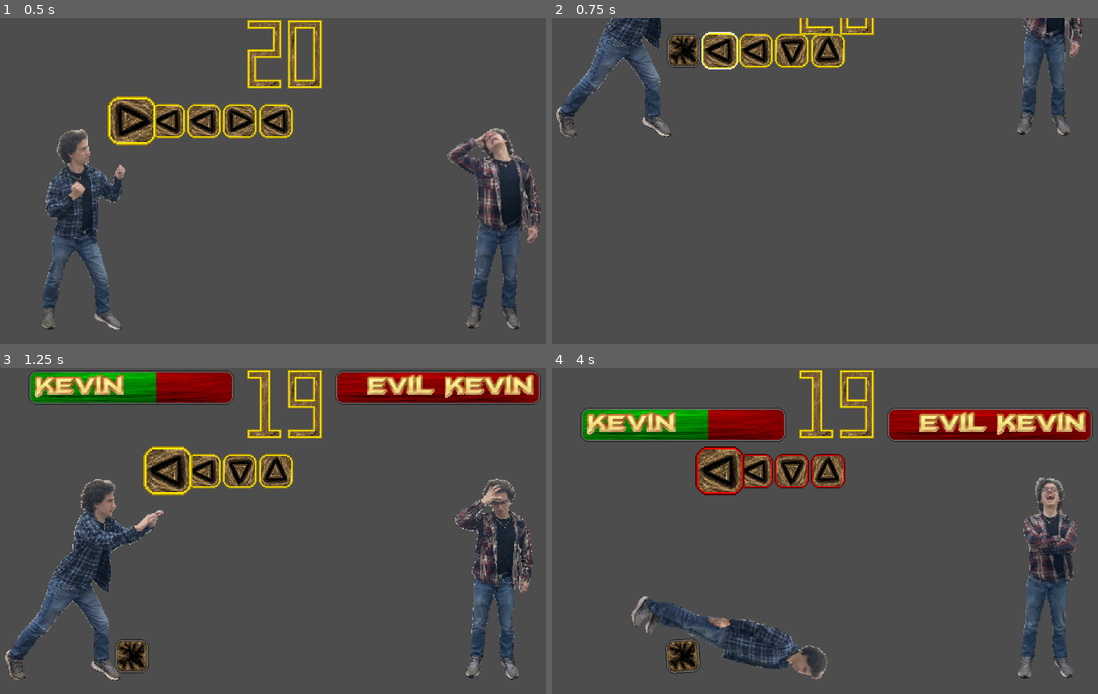
Above: before the commit, frames 1-4 (two rows, left to right).
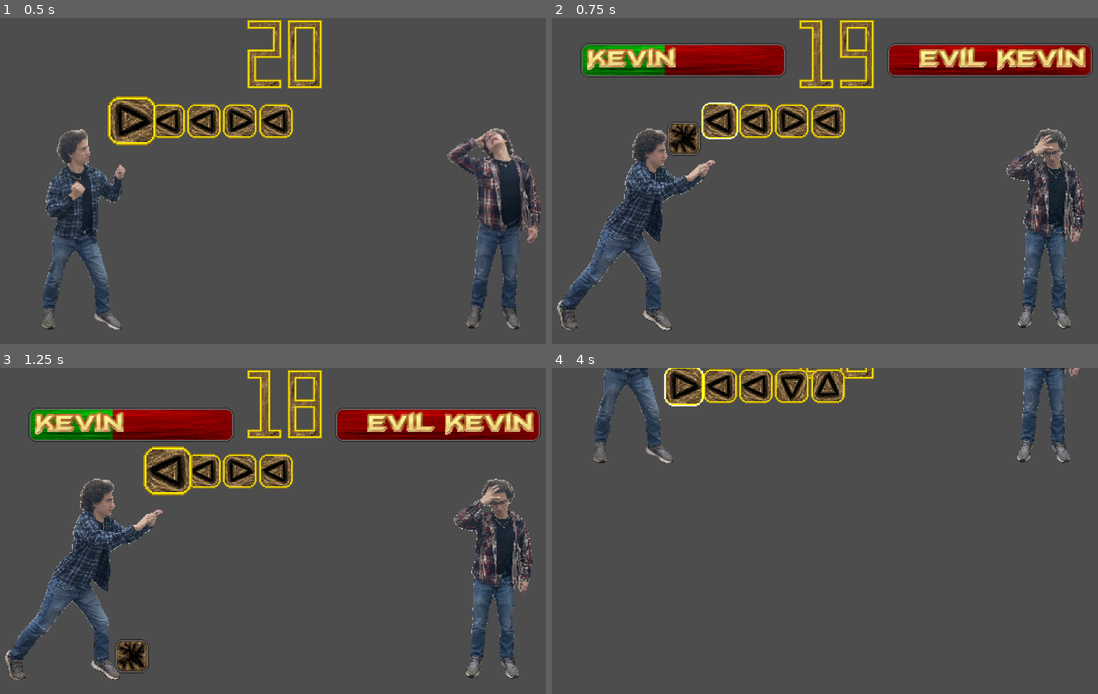
Above: after the commit, the same moments.

Repository: 3D-Shareware/Finish-Him
Game: Godot game, scene res://scenes/game.tscn
The game is run twice, just before and just after one commit, with the same random seed, the same clock (stepped at 60 frames per second) and the same inputs.
Inputs:
- Up to frame 1 (0.5 s): no input
- Up to frame 2 (0.75 s): tap Enter (DEBUG_RESET) at 0.5 s; hold D (right) from 0.53 s (still down); tap W (kevins_keyboard) at 0.6 s
- Up to frame 3 (1.25 s): keep holding D (right)
- Up to frame 4 (4 s): release D (right) at 1.28 s; hold S (down) 1.28-2.03 s; tap W (kevins_keyboard) every 0.75 s from 1.35 to 3.6 s; hold D (right) 2.03-3.53 s; hold A (left) from 3.53 s (still down)

Frame 1 is identical in both runs. In frame 2, 24% of the frame differs, in the area x 0-100%, y 0-96%; in frame 3, 18%; in frame 4, 23%.

Commit message:
Added screenshake for everything except Temper Tantrum.

Diff:
--- a/objects/good_kevin.gd
+++ b/objects/good_kevin.gd
@@ -51,6 +51,8 @@
 	if !is_burning and game != null:
 		game.launch_embers()
 		bomb_it()
+	else:
+		game.shake_it()
 
 func bomb_it():
 	if game != null:
--- a/scenes/game.gd
+++ b/scenes/game.gd
@@ -91,7 +91,7 @@
 		if Input.is_action_just_pressed(target_input_names[key_input_order[0]]):
 			# succesful input!
 			camera_anim.stop()
-			camera_anim.play("tiny_shake")
+			camera_anim.play("tiny_shake_" + str(target_input_names[key_input_order[0]]))
 			key_nodes[0].get_got()
 			key_nodes.pop_front()
 			good_kevin.set_frame(key_input_order.pop_front())
@@ -105,29 +105,17 @@
 			you_lose()
 	if is_scared:
 		spawn_spectral_particle()
-	## REMOVE ALL THIS FOR UMDware
-	if true and Input.is_action_just_pressed("DEBUG_RESET"):
-		if won:
-			Global.global_difficulty += 0.5
-		else:
-			Global.global_difficulty = 1.0
-		get_tree().reload_current_scene()
-
 
 func _on_move_on_timer_timeout() -> void:
-	DEBUG_CAN_RESET = true
-	# emit_signal(move_on) or something
+	next_game()
 
 func you_win():
 	take_inputs = false
 	won = true
 	good_kevin.get_got()
-	# evil_kevin.get_got()
 	bg_darken.get_parent().show()
 	bg_darken.play("darken")
-	# should only play once fatality finishes
 	digital_timer_update_timer.stop()
-	move_on_timer.start()
 
 func you_lose():
 	for k in key_nodes:
@@ -137,6 +125,8 @@
 	evil_kevin.you_lose()
 	move_on_timer.start()
 	digital_timer_update_timer.stop()
+	move_on_timer.wait_time = 2.5
+	move_on_timer.start()
 
 
 func _on_digital_timer_update_timer_timeout() -> void:
@@ -180,6 +170,10 @@
 		add_child(new_particle)
 		new_particle.ready_by_parent(2)
 		new_particle.position = Vector2(good_kevin.position.x + 75, good_kevin.position.y - 40)
+	move_on_timer.wait_time = 2
+	move_on_timer.start()
+	camera_anim.stop()
+	camera_anim.play("bomb")
 
 func spawn_spectral_particle():
 	remaining_spawning_things -= 1
@@ -194,12 +188,20 @@
 
 func freeze_evil_kevin():
 	evil_kevin.freeze()
+	move_on_timer.wait_time = 4
+	move_on_timer.start()
+	camera_anim.stop()
+	camera_anim.play("winter_wonderland")
 
 func scare_evil_kevin():
 	evil_kevin.get_scared()
 	for b in all_shakeable_rigid_bodies:
 		b.is_scared = true
 	is_scared = true
+	move_on_timer.wait_time = 3
+	move_on_timer.start()
+	camera_anim.stop()
+	camera_anim.play("ghoulish_party")
 
 func start_freeze_timer():
 	spawn_icicle()
@@ -227,4 +229,19 @@
 		new_particle.ready_by_parent(1)
 		new_particle.position = Vector2(randi_range(-200, 200), 141)
 	hurt_evil_kevin()
+	move_on_timer.wait_time = 3
+	move_on_timer.start()
 	# shake_amount += shake_increment
+
+func shake_it():
+	camera_anim.stop()
+	camera_anim.play("winter_wonderland")
+
+func next_game():
+	# in UMDware, this moves this game along
+	# in not UMDware, it just resets the game
+	if won:
+		Global.global_difficulty += 0.5
+	else:
+		Global.global_difficulty = 1.0
+	get_tree().reload_current_scene()
--- a/scenes/game.tscn
+++ b/scenes/game.tscn
@@ -23,8 +23,94 @@
 "values": [Vector2(0, 0)]
 }
 
+[sub_resource type="Animation" id="Animation_u5sy4"]
+resource_name = "bomb"
+length = 0.1
+step = 0.05
+tracks/0/type = "value"
+tracks/0/imported = false
+tracks/0/enabled = true
+tracks/0/path = NodePath(".:offset")
+tracks/0/interp = 1
+tracks/0/loop_wrap = true
+tracks/0/keys = {
+"times": PackedFloat32Array(0, 0.05, 0.1),
+"transitions": PackedFloat32Array(1, 1, 1),
+"update": 0,
+"values": [Vector2(0, 16), Vector2(0, -16), Vector2(0, 0)]
+}
+
+[sub_resource type="Animation" id="Animation_kvpfn"]
+resource_name = "ghoulish_party"
+length = 0.1
+loop_mode = 1
+step = 0.05
+tracks/0/type = "value"
+tracks/0/imported = false
+tracks/0/enabled = true
+tracks/0/path = NodePath(".:offset")
+tracks/0/interp = 1
+tracks/0/loop_wrap = true
+tracks/0/keys = {
+"times": PackedFloat32Array(0, 0.05, 0.1),
+"transitions": PackedFloat32Array(1, 1, 1),
+"update": 0,
+"values": [Vector2(0, 3), Vector2(0, -3), Vector2(0, 3)]
+}
+
 [sub_resource type="Animation" id="Animation_lnu2h"]
-resource_name = "tiny_shake"
+resource_name = "tiny_shake_down"
+length = 0.1
+step = 0.05
+tracks/0/type = "value"
+tracks/0/imported = false
+tracks/0/enabled = true
+tracks/0/path = NodePath(".:offset")
+tracks/0/interp = 1
+tracks/0/loop_wrap = true
+tracks/0/keys = {
+"times": PackedFloat32Array(0, 0.05, 0.1),
+"transitions": PackedFloat32Array(1, 1, 1),
+"update": 0,
+"values": [Vector2(0, 4), Vector2(0, -4), Vector2(0, 0)]
+}
+
+[sub_resource type="Animation" id="Animation_0tnpc"]
+resource_name = "tiny_shake_left"
+length = 0.1
+step = 0.05
+tracks/0/type = "value"
+tracks/0/imported = false
+tracks/0/enabled = true
+tracks/0/path = NodePath(".:offset")
+tracks/0/interp = 1
+tracks/0/loop_wrap = true
+tracks/0/keys = {
+"times": PackedFloat32Array(0, 0.05, 0.1),
+"transitions": PackedFloat32Array(1, 1, 1),
+"update": 0,
+"values": [Vector2(-4, 0), Vector2(4, 0), Vector2(0, 0)]
+}
+
+[sub_resource type="Animation" id="Animation_vtaks"]
+resource_name = "tiny_shake_right"
+length = 0.1
+step = 0.05
+tracks/0/type = "value"
+tracks/0/imported = false
+tracks/0/enabled = true
+tracks/0/path = NodePath(".:offset")
+tracks/0/interp = 1
+tracks/0/loop_wrap = true
+tracks/0/keys = {
+"times": PackedFloat32Array(0, 0.05, 0.1),
+"transitions": PackedFloat32Array(1, 1, 1),
+"update": 0,
+"values": [Vector2(4, 0), Vector2(-4, 0), Vector2(0, 0)]
+}
+
+[sub_resource type="Animation" id="Animation_gee14"]
+resource_name = "tiny_shake_up"
 length = 0.1
 step = 0.05
 tracks/0/type = "value"
@@ -38,12 +124,36 @@
 "transitions": PackedFloat32Array(1, 1, 1),
 "update": 0,
 "values": [Vector2(0, -4), Vector2(0, 4), Vector2(0, 0)]
+}
+
+[sub_resource type="Animation" id="Animation_dinhu"]
+resource_name = "winter_wonderland"
+length = 0.1
+loop_mode = 1
+step = 0.05
+tracks/0/type = "value"
+tracks/0/imported = false
+tracks/0/enabled = true
+tracks/0/path = NodePath(".:offset")
+tracks/0/interp = 1
+tracks/0/loop_wrap = true
+tracks/0/keys = {
+"times": PackedFloat32Array(0, 0.05, 0.1),
+"transitions": PackedFloat32Array(1, 1, 1),
+"update": 0,
+"values": [Vector2(0, 1), Vector2(0, -1), Vector2(0, 1)]
 }
 
 [sub_resource type="AnimationLibrary" id="AnimationLibrary_lbhrr"]
 _data = {
 &"RESET": SubResource("Animation_yqjtg"),
-&"tiny_shake": SubResource("Animation_lnu2h")
+&"bomb": SubResource("Animation_u5sy4"),
+&"ghoulish_party": SubResource("Animation_kvpfn"),
+&"tiny_shake_down": SubResource("Animation_lnu2h"),
+&"tiny_shake_left": SubResource("Animation_0tnpc"),
+&"tiny_shake_right": SubResource("Animation_vtaks"),
+&"tiny_shake_up": SubResource("Animation_gee14"),
+&"winter_wonderland": SubResource("Animation_dinhu")
 }
 
 [sub_resource type="RectangleShape2D" id="RectangleShape2D_uwrxv"]
@@ -202,7 +312,7 @@
 
 [node name="Move On Timer" type="Timer" parent="." unique_id=663208155]
 editor_description = "Once time elapses, game is over and moves on to next game."
-wait_time = 1.5
+wait_time = 2.0
 one_shot = true
 
 [node name="Digital Timer Update Timer" type="Timer" parent="." unique_id=1877977908]
